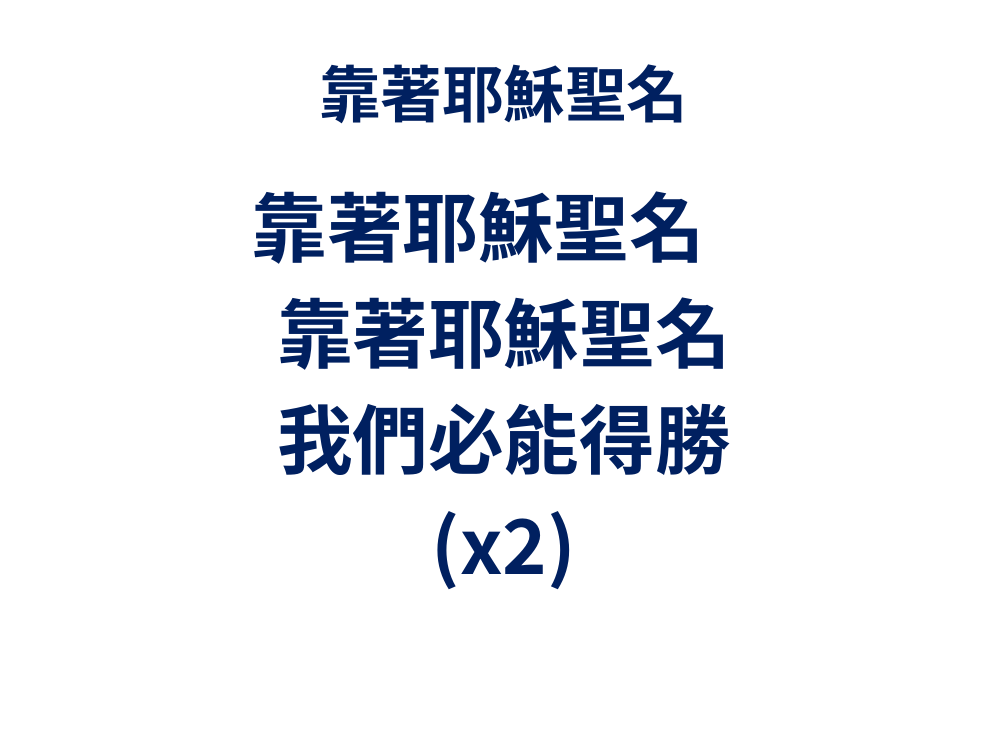
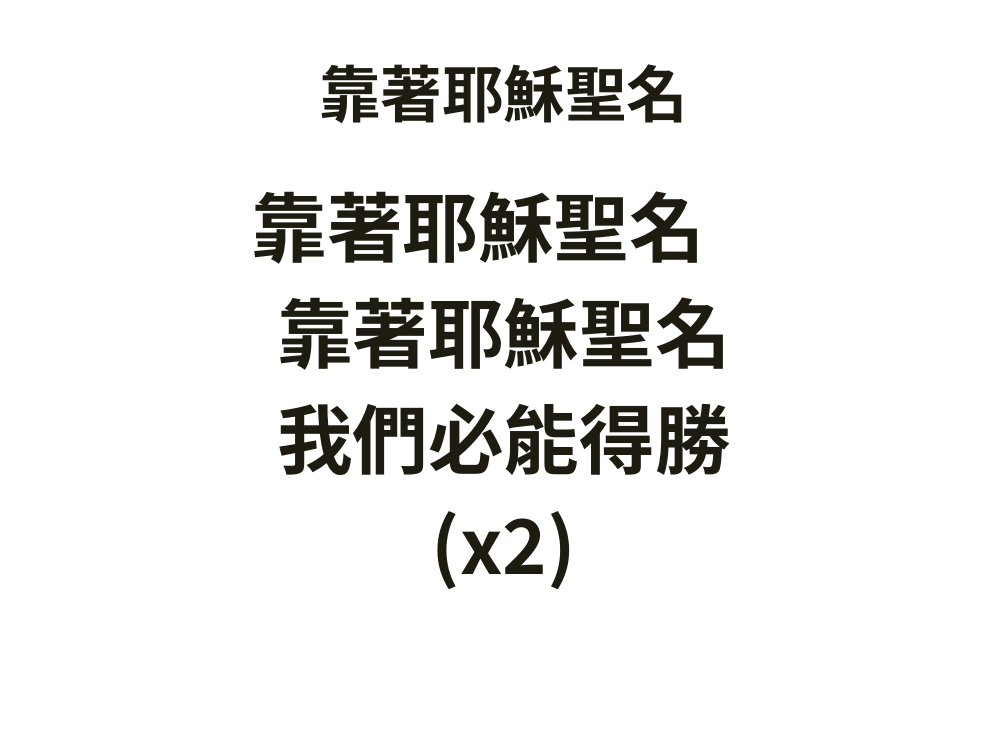
Before and after one commit to batisuoc/bible-school, a slide deck: slide 22 of 2019/1月.pptx. Drawn at 1008x756 pixels with LibreOffice and Linux fonts; fonts in the diff are those of the drawing; background and template pictures are left out. Boxes give left, top, right and bottom in pixels: in the first picture for what was removed or moved away, otherwise in the second. Text is boxed around its words. In the diff, an @@ line names an element or a change of style, - is before the commit and + after.

```diff
--- a/2019/1月.pptx
+++ b/2019/1月.pptx
@@ text "靠著耶穌聖名" at <box>319,64,689,123</box>: text colour #002060 to #1E1C11 @@
@@ text "靠著耶穌聖名" at <box>251,191,731,589</box>: text colour #002060 to #1E1C11 @@
```
Also in this commit, not shown: 1 other slide changed, 3 slides added.
